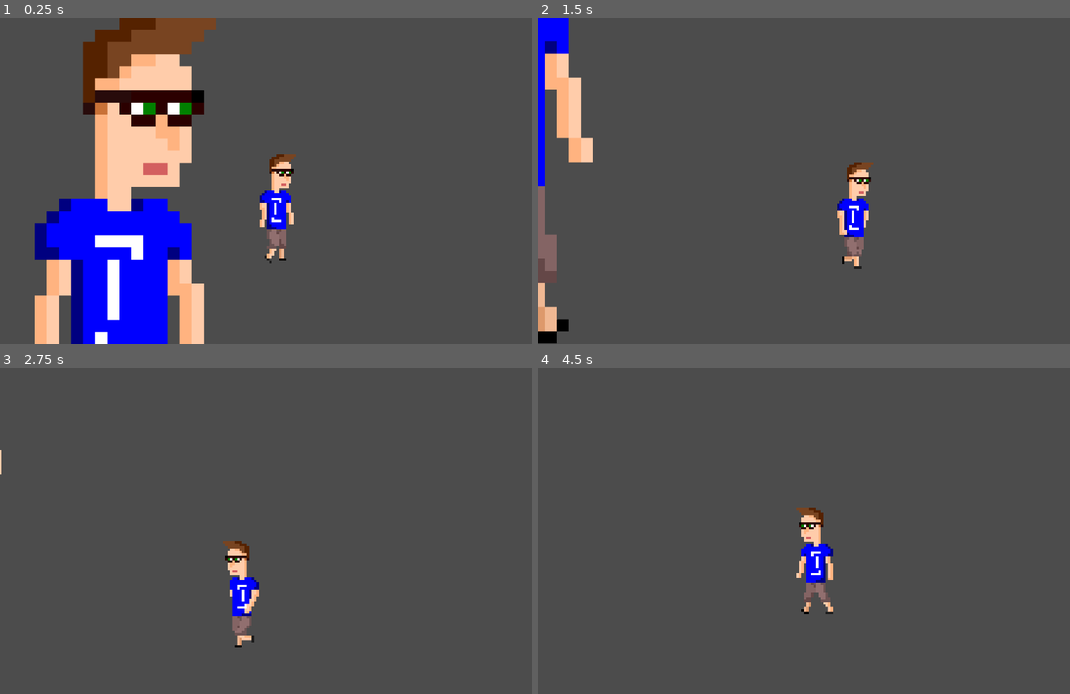
Above: before the commit, frames 1-4 (two rows, left to right).
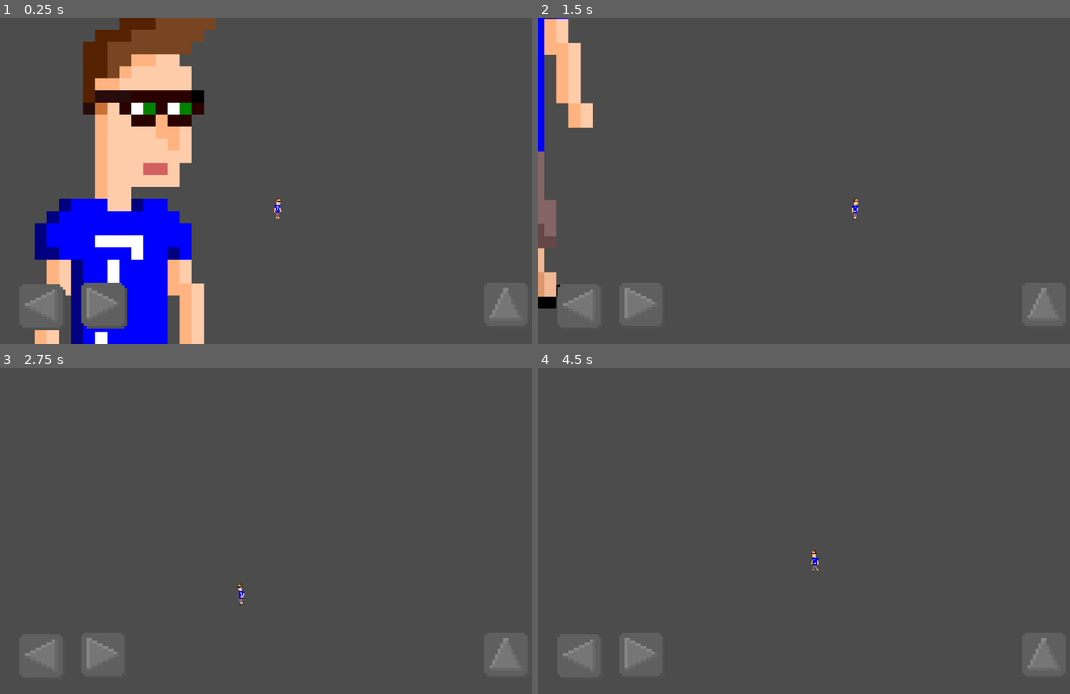
Above: after the commit, the same moments.

Repository: klenganthegame/KlenganTheGame
Game: Godot game, scene res://level/Level1.tscn
Same seed, same stepped clock (60 frames per second), same inputs: the game is played once before the commit and once after it.
Inputs:
- Up to frame 1 (0.25 s): no input
- Up to frame 2 (1.5 s): hold Space (jump) 0.53-1.28 s; hold D (walk_right) from 0.53 s (still down); tap Space (jump) at 1.35 s
- Up to frame 3 (2.75 s): tap Space (jump) at 1.52, 1.82 s; release D (walk_right) at 2.03 s; hold A (walk_left) from 2.03 s (still down); hold Space (jump) from 2.03 s (still down)
- Up to frame 4 (4.5 s): release A (walk_left) at 2.78 s; release Space (jump) at 2.78 s; hold D (walk_right) 2.78-4.28 s; tap Space (jump) at 2.85, 3.02, 3.32, 4.35 s; hold Space (jump) 3.53-4.28 s; hold A (walk_left) from 4.28 s (still down)

The runs differ from the first frame. In frame 1, 3.5% of the frame differs, in the area x 4-99%, y 41-96%; in frame 2, 6.2%, in the area x 0-99%, y 0-100%; in frame 3, 2.3%; in frame 4, 2.4%.

Commit message:
added touchscreen buttons

Diff:
--- a/objects/level1/Klengan.tscn
+++ b/objects/level1/Klengan.tscn
@@ -9,6 +9,12 @@
 [ext_resource path="res://Sprites/Klengan/Walk/6658c1c8d437455b869f1be0ff25527f-4.png" type="Texture" id=7]
 [ext_resource path="res://Sprites/Klengan/Walk/6658c1c8d437455b869f1be0ff25527f-5.png" type="Texture" id=8]
 [ext_resource path="res://Sprites/Klengan/Walk/6658c1c8d437455b869f1be0ff25527f-6.png" type="Texture" id=9]
+[ext_resource path="res://Sprites/MobileButtons/85/JumpUnpressed_85.png" type="Texture" id=10]
+[ext_resource path="res://Sprites/MobileButtons/85/JumpPressed_85.png" type="Texture" id=11]
+[ext_resource path="res://Sprites/MobileButtons/85/RightUnressed_85.png" type="Texture" id=12]
+[ext_resource path="res://Sprites/MobileButtons/85/RightPressed_85.png" type="Texture" id=13]
+[ext_resource path="res://Sprites/MobileButtons/85/LeftUnpressed_85.png" type="Texture" id=14]
+[ext_resource path="res://Sprites/MobileButtons/85/LeftPressed_85.png" type="Texture" id=15]
 
 [sub_resource type="SpriteFrames" id=1]
 animations = [ {
@@ -24,20 +30,42 @@
 } ]
 
 [sub_resource type="RectangleShape2D" id=2]
-extents = Vector2( 91.7108, 475.28 )
+extents = Vector2( 19.0106, 98.0105 )
 
 [node name="Klengan" type="KinematicBody2D"]
 script = ExtResource( 1 )
 
 [node name="AnimatedSprite" type="AnimatedSprite" parent="."]
+scale = Vector2( 0.2, 0.2 )
 frames = SubResource( 1 )
 animation = "walk"
-frame = 3
+frame = 5
 playing = true
 
 [node name="Camera2D" type="Camera2D" parent="."]
 current = true
 smoothing_enabled = true
 
+[node name="CanvasLayer" type="CanvasLayer" parent="Camera2D"]
+
+[node name="Up" type="TouchScreenButton" parent="Camera2D/CanvasLayer"]
+position = Vector2( 892.26, 486.974 )
+normal = ExtResource( 10 )
+pressed = ExtResource( 11 )
+action = "jump"
+
+[node name="Right" type="TouchScreenButton" parent="Camera2D/CanvasLayer"]
+position = Vector2( 149.519, 486.91 )
+normal = ExtResource( 12 )
+pressed = ExtResource( 13 )
+action = "walk_right"
+
+[node name="Left" type="TouchScreenButton" parent="Camera2D/CanvasLayer"]
+position = Vector2( 35.8014, 489.774 )
+normal = ExtResource( 14 )
+pressed = ExtResource( 15 )
+action = "walk_left"
+
 [node name="CollisionShape2D" type="CollisionShape2D" parent="."]
+position = Vector2( 0, 0.44014 )
 shape = SubResource( 2 )
Not shown: 1 places in objects/level1/Klengan.tscn that only renumber resources
